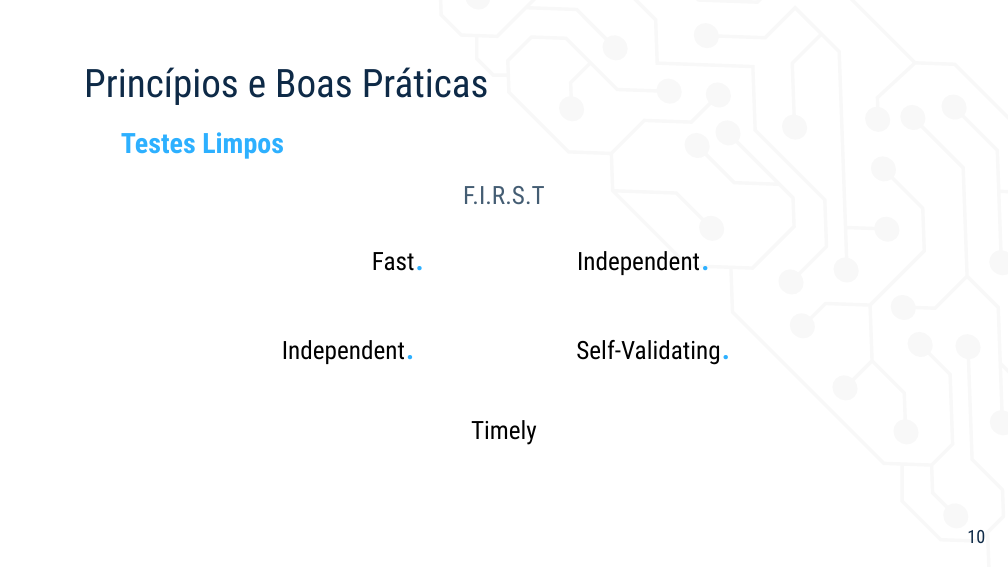
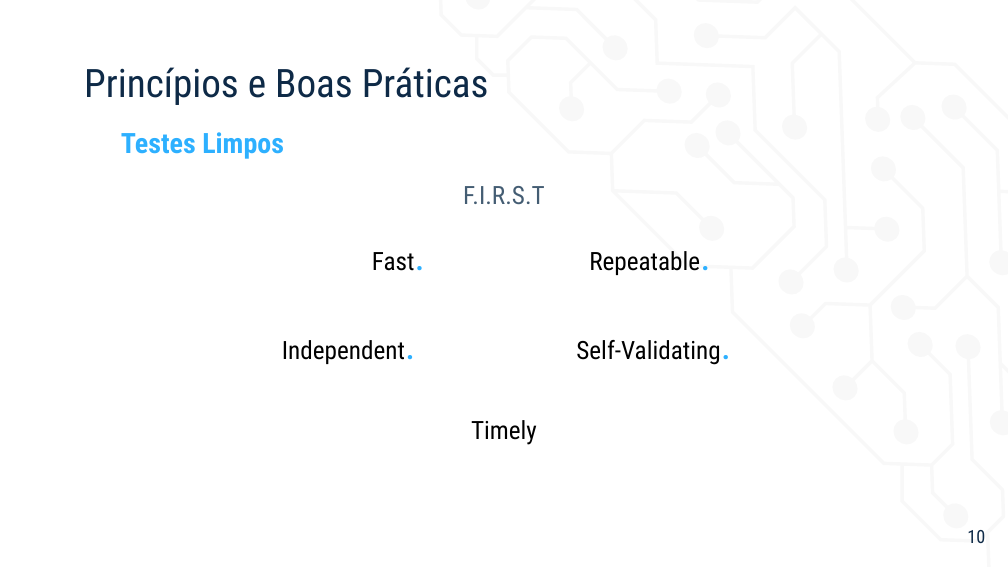
Before and after one commit to hugofpaiva/software-design-patterns, a slide deck: slide 10 of Clean-Code/Clean Code.pptx. Drawn at 1008x567 pixels with LibreOffice and Linux fonts; fonts in the diff are those of the drawing. Boxes give left, top, right and bottom in pixels: in the first picture for what was removed or moved away, otherwise in the second. Text is boxed around its words. In the diff, an @@ line names an element or a change of style, - is before the commit and + after.

Commit message:
Slides atualizados

```diff
--- a/Clean-Code/Clean Code.pptx
+++ b/Clean-Code/Clean Code.pptx
@@ text at (589, 251, 700, 275): text changed @@
-Independent.
+Repeatable.
```
Also in this commit, not shown: 1 other file.
